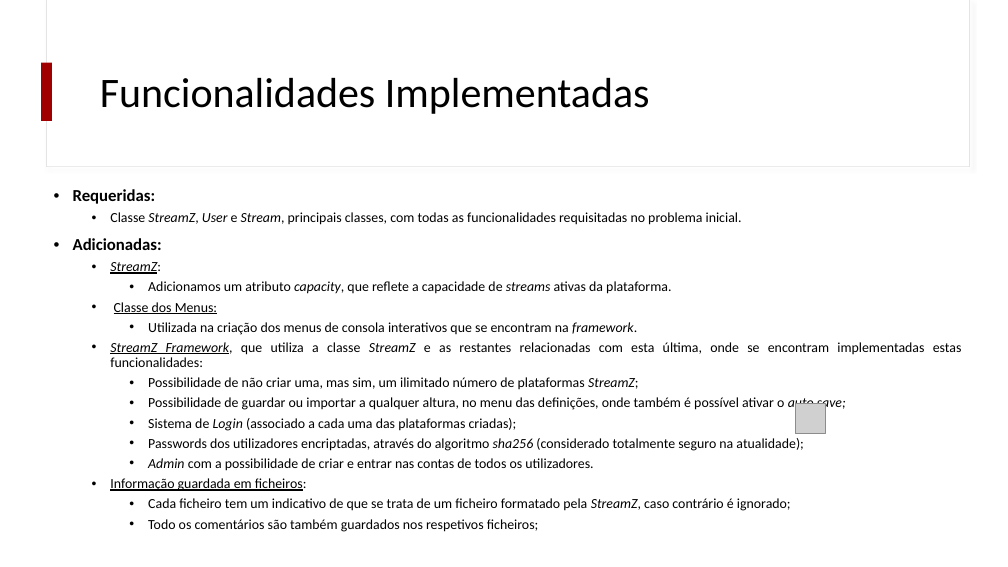
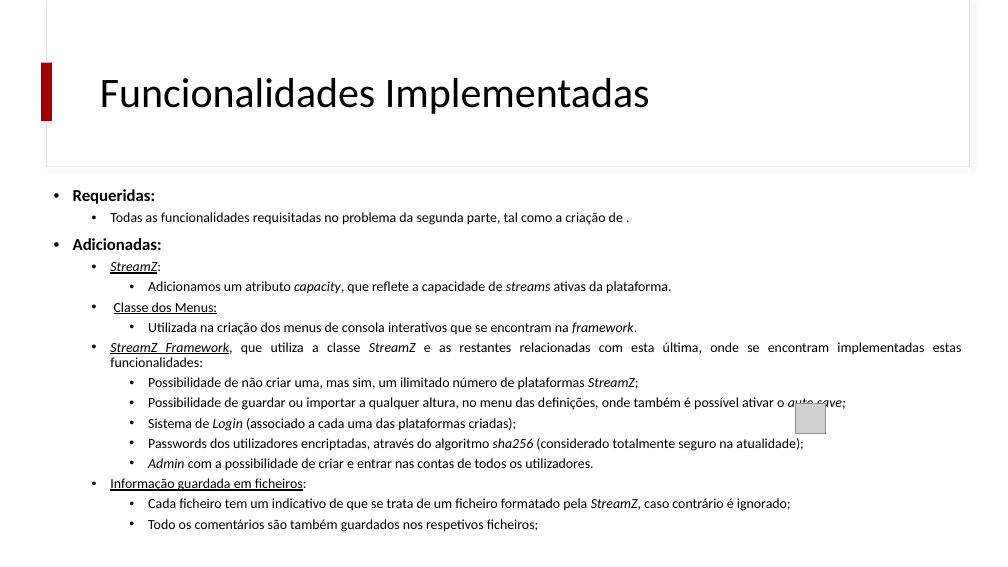
Before and after one commit to lucascalvet/2020_21_AEDA_StreamZ, a slide deck: slide 7 of StreamZ_presentation (part 2).pptx. Drawn at 1008x567 pixels with LibreOffice and Linux fonts; fonts in the diff are those of the drawing; grey boxes stand for pictures. Boxes give left, top, right and bottom in pixels: in the first picture for what was removed or moved away, otherwise in the second. Text is boxed around its words. In the diff, an @@ line names an element or a change of style, - is before the commit and + after.

```diff
--- a/StreamZ_presentation (part 2).pptx
+++ b/StreamZ_presentation (part 2).pptx
@@ text at [110, 212, 623, 225]: text changed @@
-  • Classe StreamZ, User e Stream, principais classes, com todas as funcionalidades requisitadas no problema inicial.
+  • Todas as funcionalidades requisitadas no problema da segunda parte, tal como a criação de .
```
Also in this commit, not shown: 4 other slides changed, 1 slide added, 1 slide removed, 7 other files.
